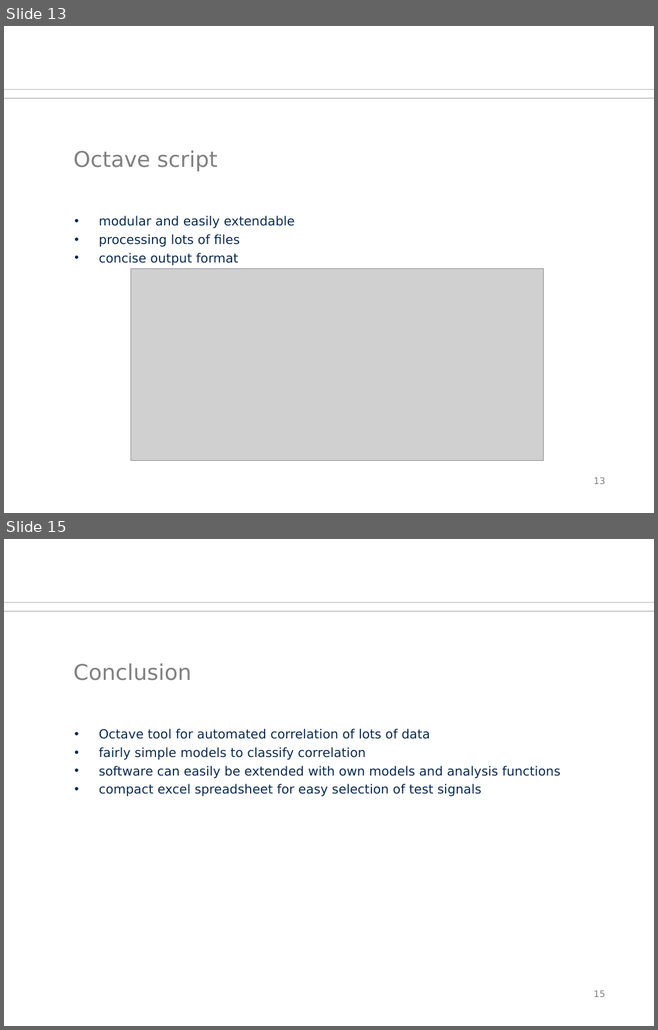
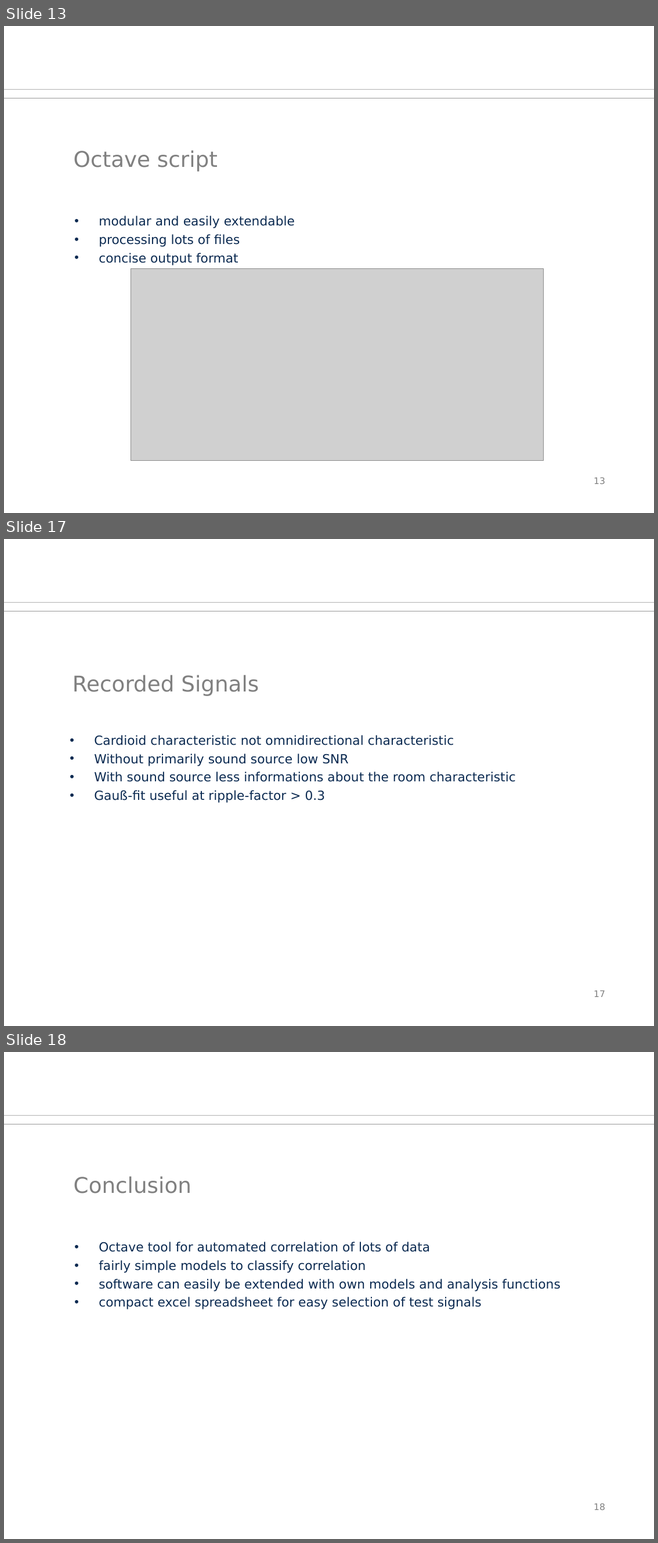
Before and after one commit to orgarten/Hauptseminar, a slide deck: Präsentation/btwf.odp. Shown one above the other, each under a label of ours: slides 13 and 15 before the commit, slides 13, 17 and 18 after it; the slides between them are not shown. The pictures are 658x1030 and 658x1543 pixels, drawn with LibreOffice and Linux fonts; fonts in the diff are those of the drawing; grey boxes stand for pictures; background and template pictures are left out. Boxes give left, top, right and bottom in pixels: in the first picture for what was removed or moved away, otherwise in the second. Text is boxed around its words. In the diff, an @@ line names an element or a change of style, - is before the commit and + after.

Commit message:
added signals

```diff
--- a/Präsentation/btwf.odp
+++ b/Präsentation/btwf.odp
@@ slide 17 added at bbox=[4, 539, 654, 1026], background #FFFFFF; not listed: 2 template elements that a slide beside it also shows @@
@@ title added at bbox=[72, 675, 259, 696], 24 pt, text #808080 @@
+Recorded Signals
@@ text added at bbox=[94, 735, 515, 803], 14 pt, text #0B2A51 @@
+• Cardioid characteristic not omnidirectional characteristic
+• Without primarily sound source low SNR
+• With sound source less informations about the room characteristic
+• Gauß-fit useful at ripple-factor > 0.3
@@ page number added at bbox=[593, 990, 605, 997], 10 pt, text #808080 @@
+17
@@ what was slide 15 is now slide 18 @@
@@ page number at bbox=[593, 1503, 605, 1510]: text changed @@
-15
+18
```
Also in this commit, not shown: 3 other slides added, 1 slide removed.
